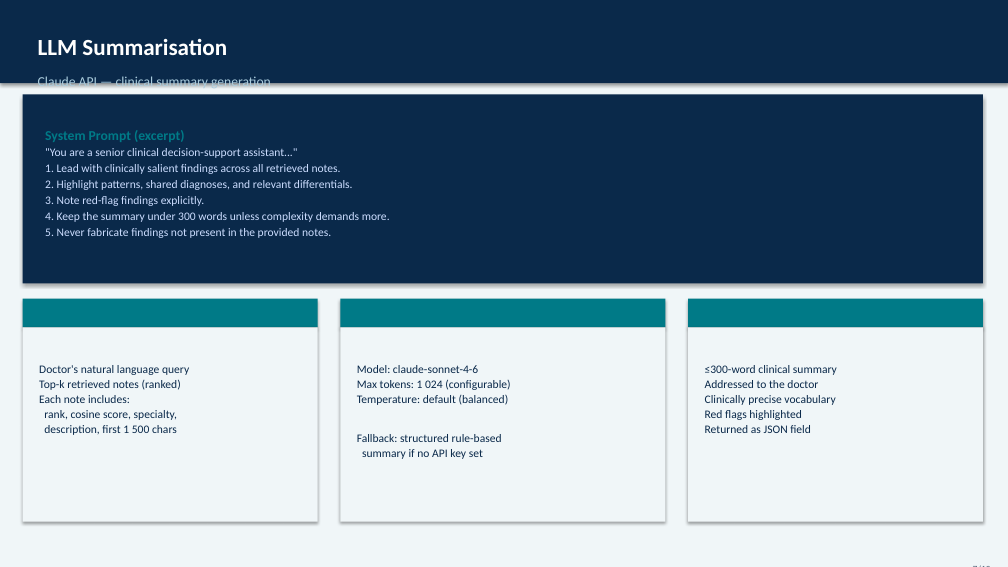
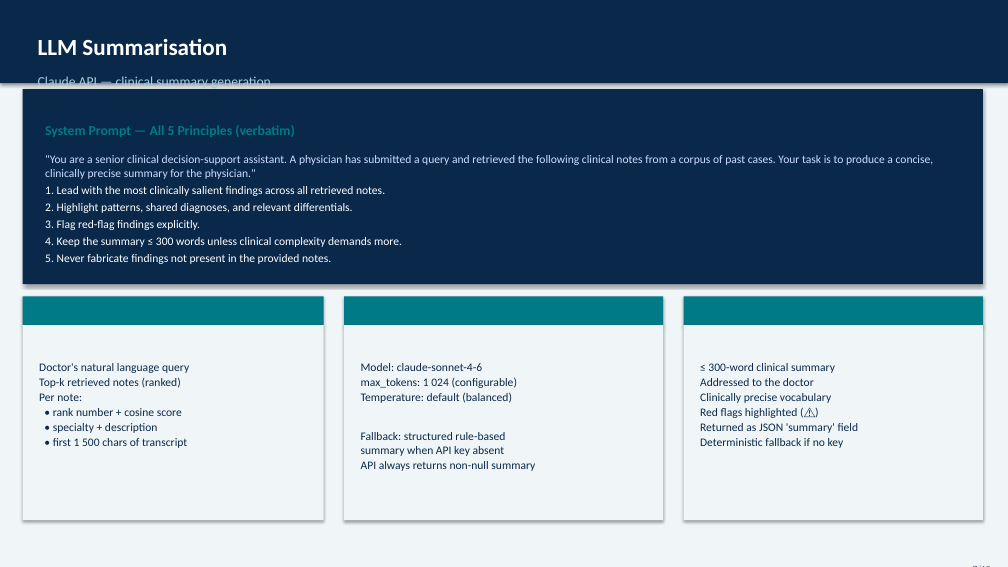
Before and after one commit to skunpoj/clinic, a slide deck: slide 7 of Clinical_Note_Retrieval_Exam.pptx. Drawn at 1008x567 pixels with LibreOffice and Linux fonts; fonts in the diff are those of the drawing. Boxes give left, top, right and bottom in pixels: in the first picture for what was removed or moved away, otherwise in the second. Text is boxed around its words. In the diff, an @@ line names an element or a change of style, - is before the commit and + after.

```diff
--- a/Clinical_Note_Retrieval_Exam.pptx
+++ b/Clinical_Note_Retrieval_Exam.pptx
@@ rectangle: place and size @@
-rectangle at (23, 95, 983, 284)
+rectangle at (23, 89, 983, 284)
@@ text ""You are a senior clinical ...": place and size @@
-text ""You are a senior clinical ..." at (45, 130, 390, 238)
+text ""You are a senior clinical ..." at (45, 155, 934, 264)
@@ text added at (45, 125, 294, 137), 13 pt, text #007A87, bold @@
+System Prompt — All 5 Principles (verbatim)
@@ text at (45, 155, 934, 196): text changed @@
-System Prompt (excerpt)
-"You are a senior clinical decision-support assistant..."
-1. Lead with clinically salient findings across all retrieved notes.
+"You are a senior clinical decision-support assistant. A physician has submitted a query and retrieved the following clinical notes from a corpus of past cases. Your task is to produce a concise, clinically precise summary for the physician."
+1. Lead with the most clinically salient findings across all retrieved notes.
@@ text at (45, 203, 353, 264): text colour #CCDDFF to #FFFFFF in "2. Highlight patterns, shared diagnoses, and relevant ...", "5. Never fabricate findings not present in ..."; more space between paragraphs @@
@@ text at (45, 220, 402, 247): text changed; text colour #CCDDFF to #FFFFFF @@
-3. Note red-flag findings explicitly.
-4. Keep the summary under 300 words unless complexity demands more.
+3. Flag red-flag findings explicitly.
+4. Keep the summary ≤ 300 words unless clinical complexity demands more.
@@ rectangle: place and size @@
-rectangle at (23, 299, 318, 327)
+rectangle at (23, 296, 324, 325)
@@ rectangle: place and size @@
-rectangle at (340, 299, 665, 327)
+rectangle at (344, 296, 663, 325)
@@ rectangle: place and size @@
-rectangle at (688, 299, 983, 327)
+rectangle at (684, 296, 983, 325)
@@ rectangle: place and size @@
-rectangle at (23, 327, 318, 522)
+rectangle at (23, 325, 324, 520)
@@ text "Input to LLM" rewrapped from (30, 302, 310, 327) to (30, 300, 316, 325) @@
@@ rectangle: place and size @@
-rectangle at (340, 327, 665, 522)
+rectangle at (344, 325, 663, 520)
@@ text "Model & Config" rewrapped from (348, 302, 658, 327) to (352, 300, 656, 325) @@
@@ rectangle: place and size @@
-rectangle at (688, 327, 983, 522)
+rectangle at (684, 325, 983, 520)
@@ text "Output" rewrapped from (696, 302, 975, 327) to (691, 300, 975, 325) @@
@@ text at (361, 377, 517, 388): text changed @@
-Max tokens: 1 024 (configurable)
+max_tokens: 1 024 (configurable)
@@ text at (708, 363, 835, 373): spaces changed @@
-≤300-word clinical summary
+≤ 300-word clinical summary
@@ text at (39, 393, 187, 448): text changed @@
-Each note includes:
-rank, cosine score, specialty,
-description, first 1 500 chars
+Per note:
+• rank number + cosine score
+• specialty + description
+• first 1 500 chars of transcript
@@ text at (700, 408, 859, 448): text changed @@
-Red flags highlighted
-Returned as JSON field
+Red flags highlighted (⚠)
+Returned as JSON 'summary' field
+Deterministic fallback if no key
@@ text at (361, 446, 535, 471): text changed @@
-summary if no API key set
+summary when API key absent
+API always returns non-null summary
```
Also in this commit, not shown: 9 other slides changed, 2 other files.
